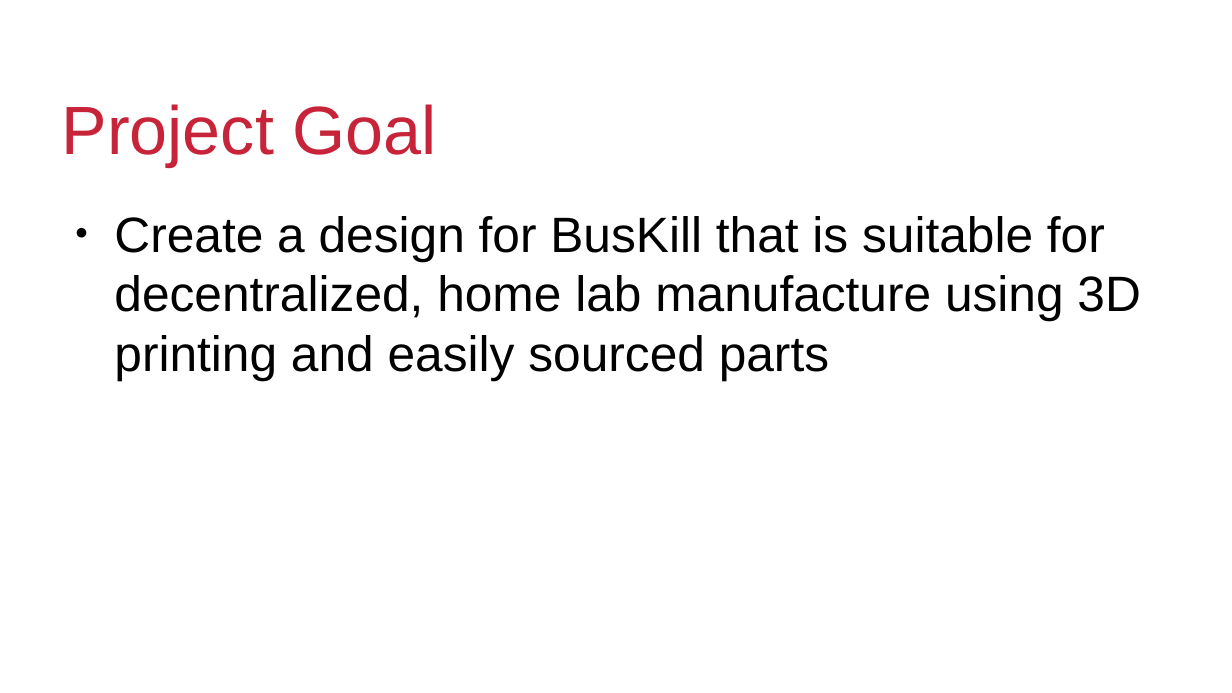
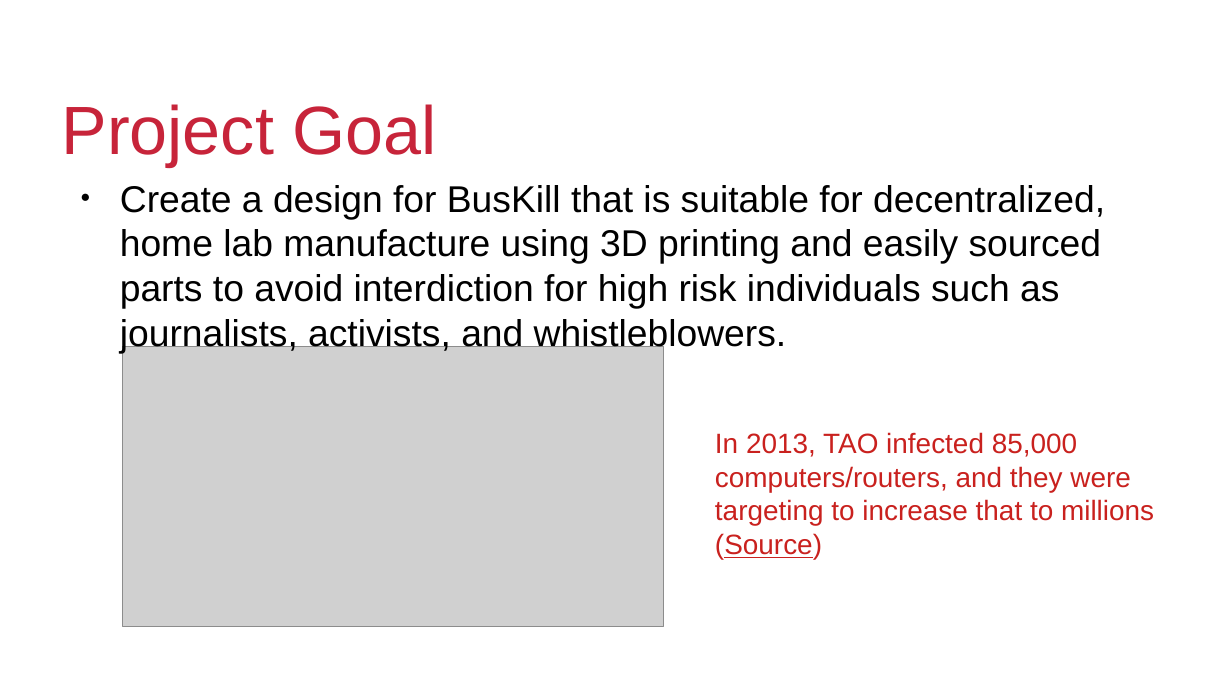
Before and after one commit to BusKill/usb-a-magnetic-breakaway, a slide deck: slide 3 of Goldfishlaser Version/Presentations/DEFCON32talk.odp (slide 2 before the commit). Drawn at 1232x693 pixels with LibreOffice and Linux fonts; fonts in the diff are those of the drawing; grey boxes stand for pictures; background and template pictures are left out. Boxes give left, top, right and bottom in pixels: in the first picture for what was removed or moved away, otherwise in the second. Text is boxed around its words. In the diff, an @@ line names an element or a change of style, - is before the commit and + after.

Commit message:
latest presentation edits

```diff
--- a/Goldfishlaser Version/Presentations/DEFCON32talk.odp
+++ b/Goldfishlaser Version/Presentations/DEFCON32talk.odp
@@ subtitle at (120,185,1105,353): text changed; size 32 to 24 pt @@
-● Create a design for BusKill that is suitable for decentralized, home lab manufacture using 3D printing and easily sourced parts
+● Create a design for BusKill that is suitable for decentralized, home lab manufacture using 3D printing and easily sourced parts to avoid interdiction for high risk individuals such as journalists, activists, and whistleblowers.
@@ picture added at (123,347,664,626) @@
@@ text added at (715,432,1154,559), 18 pt, text #C9211E @@
+In 2013, TAO infected 85,000 computers/routers, and they were targeting to increase that to millions
+(Source)
```
Also in this commit, not shown: 6 other slides changed, 7 slides added, 2 slides removed, 3 other files.
